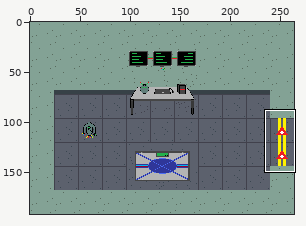
One commit to this sprite sheet: img/Map012.png. Above, an overview of the earlier version with the close-up marked.
Close-up. Old version:
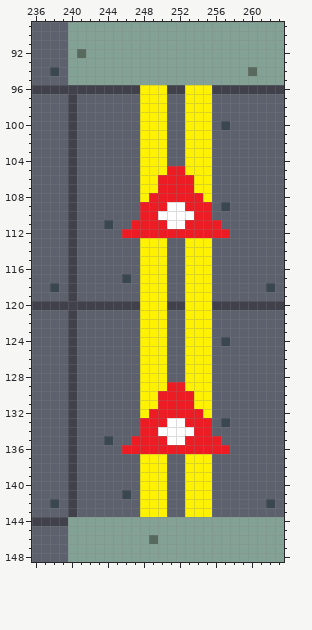
The file is 264x192 pixels. Colours within 5 levels of each other are drawn and written as one. Shown: x 236..263, y 89..148.
Once edited:
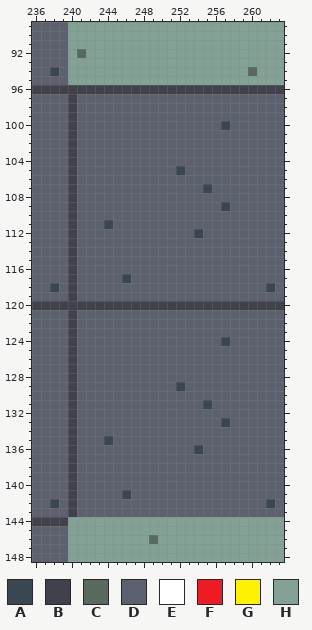
Palette (. is transparent): A #3a4650  B #41414c  C #586a5d  D #5c616d  E #ffffff  F #ed1c24  G #fff200  H #83a295
Edits made:
@@ x 244..259 @@
  95 HHHHHHHHHHHHHHHH
- 96 BBBBGGGBBGGGBBBB
- 97 DDDDGGGDDGGGDDDD
- 98 DDDDGGGDDGGGDDDD
- 99 DDDDGGGDDGGGDDDD
-100 DDDDGGGDDGGGDADD
-101 DDDDGGGDDGGGDDDD
-102 DDDDGGGDDGGGDDDD
-103 DDDDGGGDDGGGDDDD
-104 DDDDGGGDDGGGDDDD
-105 DDDDGGGFFGGGDDDD
-106 DDDDGGFFFFGGDDDD
-107 DDDDGGFFFFGGDDDD
-108 DDDDGFFFFFFGDDDD
-109 DDDDFFFEEFFFDADD
-110 DDDDFFEEEEFFDDDD
-111 ADDFFFFEEFFFFDDD
-112 DDFFFFFFFFFFFFDD
-113 DDDDGGGDDGGGDDDD
-114 DDDDGGGDDGGGDDDD
-115 DDDDGGGDDGGGDDDD
-116 DDDDGGGDDGGGDDDD
-117 DDADGGGDDGGGDDDD
-118 DDDDGGGDDGGGDDDD
-119 DDDDGGGDDGGGDDDD
-120 BBBBGGGBBGGGBBBB
-121 DDDDGGGDDGGGDDDD
-122 DDDDGGGDDGGGDDDD
-123 DDDDGGGDDGGGDDDD
-124 DDDDGGGDDGGGDADD
-125 DDDDGGGDDGGGDDDD
-126 DDDDGGGDDGGGDDDD
-127 DDDDGGGDDGGGDDDD
-128 DDDDGGGDDGGGDDDD
-129 DDDDGGGFFGGGDDDD
-130 DDDDGGFFFFGGDDDD
-131 DDDDGGFFFFGGDDDD
-132 DDDDGFFFFFFGDDDD
-133 DDDDFFFEEFFFDADD
-134 DDDDFFEEEEFFDDDD
-135 ADDFFFFEEFFFFDDD
-136 DDFFFFFFFFFFFFDD
-137 DDDDGGGDDGGGDDDD
-138 DDDDGGGDDGGGDDDD
-139 DDDDGGGDDGGGDDDD
-140 DDDDGGGDDGGGDDDD
-141 DDADGGGDDGGGDDDD
-142 DDDDGGGDDGGGDDDD
-143 DDDDGGGDDGGGDDDD
+ 96 BBBBBBBBBBBBBBBB
+ 97 DDDDDDDDDDDDDDDD
+ 98 DDDDDDDDDDDDDDDD
+ 99 DDDDDDDDDDDDDDDD
+100 DDDDDDDDDDDDDADD
+101 DDDDDDDDDDDDDDDD
+102 DDDDDDDDDDDDDDDD
+103 DDDDDDDDDDDDDDDD
+104 DDDDDDDDDDDDDDDD
+105 DDDDDDDDADDDDDDD
+106 DDDDDDDDDDDDDDDD
+107 DDDDDDDDDDDADDDD
+108 DDDDDDDDDDDDDDDD
+109 DDDDDDDDDDDDDADD
+110 DDDDDDDDDDDDDDDD
+111 ADDDDDDDDDDDDDDD
+112 DDDDDDDDDDADDDDD
+113 DDDDDDDDDDDDDDDD
+114 DDDDDDDDDDDDDDDD
+115 DDDDDDDDDDDDDDDD
+116 DDDDDDDDDDDDDDDD
+117 DDADDDDDDDDDDDDD
+118 DDDDDDDDDDDDDDDD
+119 DDDDDDDDDDDDDDDD
+120 BBBBBBBBBBBBBBBB
+121 DDDDDDDDDDDDDDDD
+122 DDDDDDDDDDDDDDDD
+123 DDDDDDDDDDDDDDDD
+124 DDDDDDDDDDDDDADD
+125 DDDDDDDDDDDDDDDD
+126 DDDDDDDDDDDDDDDD
+127 DDDDDDDDDDDDDDDD
+128 DDDDDDDDDDDDDDDD
+129 DDDDDDDDADDDDDDD
+130 DDDDDDDDDDDDDDDD
+131 DDDDDDDDDDDADDDD
+132 DDDDDDDDDDDDDDDD
+133 DDDDDDDDDDDDDADD
+134 DDDDDDDDDDDDDDDD
+135 ADDDDDDDDDDDDDDD
+136 DDDDDDDDDDADDDDD
+137 DDDDDDDDDDDDDDDD
+138 DDDDDDDDDDDDDDDD
+139 DDDDDDDDDDDDDDDD
+140 DDDDDDDDDDDDDDDD
+141 DDADDDDDDDDDDDDD
+142 DDDDDDDDDDDDDDDD
+143 DDDDDDDDDDDDDDDD
 144 HHHHHHHHHHHHHHHH
Where, in picture pixels (left, top, right, bottom), the same in both close-ups:
changed: (122, 85, 230, 517)
